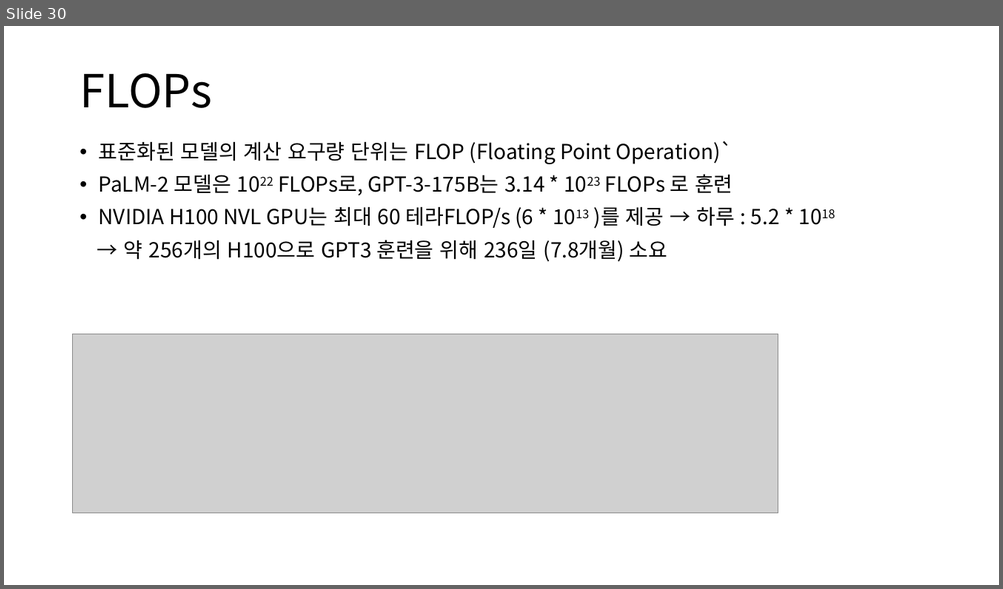
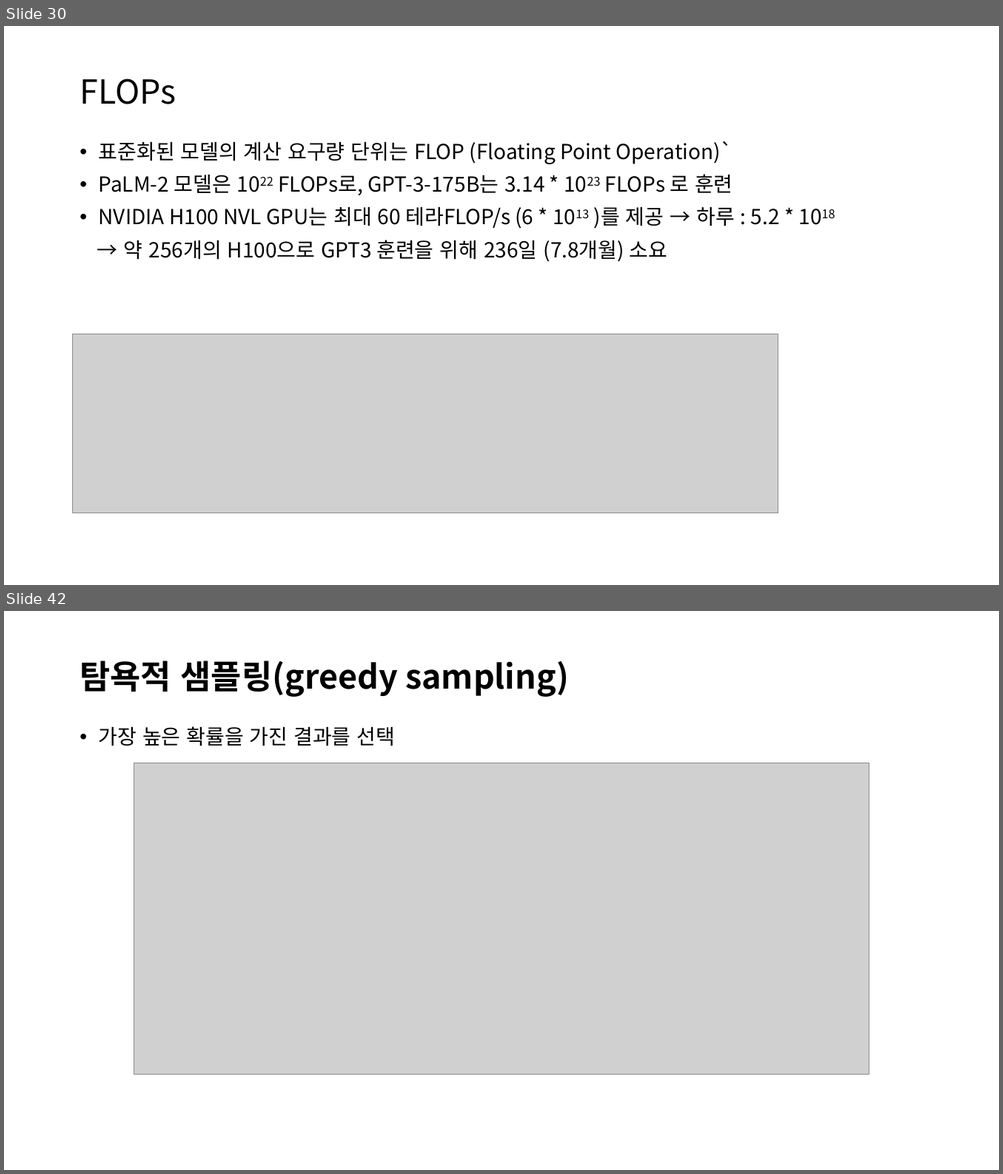
Before and after one commit to restful3/ds4th_study, a slide deck: source/AI_Engineering/Ch02_Ch02_Understanding_Foundation_Models_jeong.pptx. Shown one above the other, each under a label of ours: slide 30 before the commit, slides 30 and 42 after it; the slides between them are not shown. The pictures are 1003x589 and 1003x1174 pixels, drawn with LibreOffice and Linux fonts; fonts in the diff are those of the drawing; grey boxes stand for pictures. Boxes give left, top, right and bottom in pixels: in the first picture for what was removed or moved away, otherwise in the second. Text is boxed around its words. In the diff, an @@ line names an element or a change of style, - is before the commit and + after.

```diff
--- a/source/AI_Engineering/Ch02_Ch02_Understanding_Foundation_Models_jeong.pptx
+++ b/source/AI_Engineering/Ch02_Ch02_Understanding_Foundation_Models_jeong.pptx
@@ slide 42 added at (x1=4, y1=611, x2=999, y2=1170), background #FFFFFF @@
@@ title added at (x1=79, y1=661, x2=569, y2=697), 32 pt, text #000000, bold @@
+탐욕적 샘플링(greedy sampling)
@@ text added at (x1=99, y1=726, x2=395, y2=746), 20 pt, text #000000 @@
+• 가장 높은 확률을 가진 결과를 선택
@@ picture added at (x1=134, y1=763, x2=870, y2=1076) @@
@@ slide 30 changed as well @@
@@ title "FLOPs" at (x1=79, y1=79, x2=176, y2=104): size 44 to 32 pt @@
```
Also in this commit, not shown: 7 other slides changed, 24 other slides added, 1 slide removed, 1 other file.
